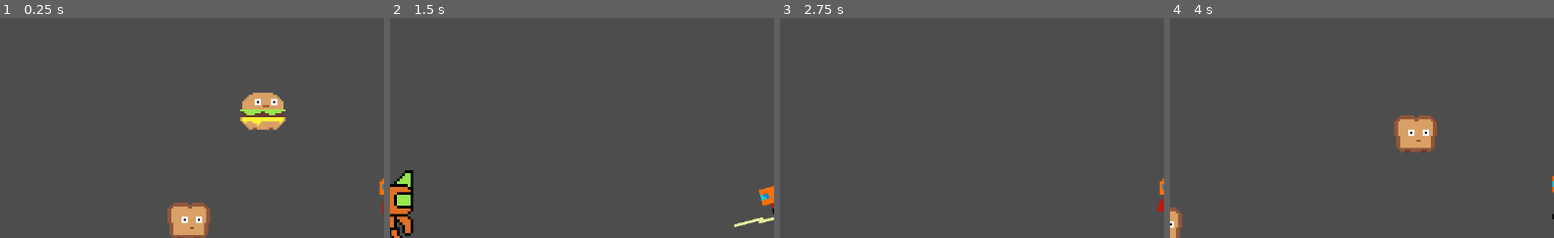
Above: before the commit, frames 1-4 (left to right).
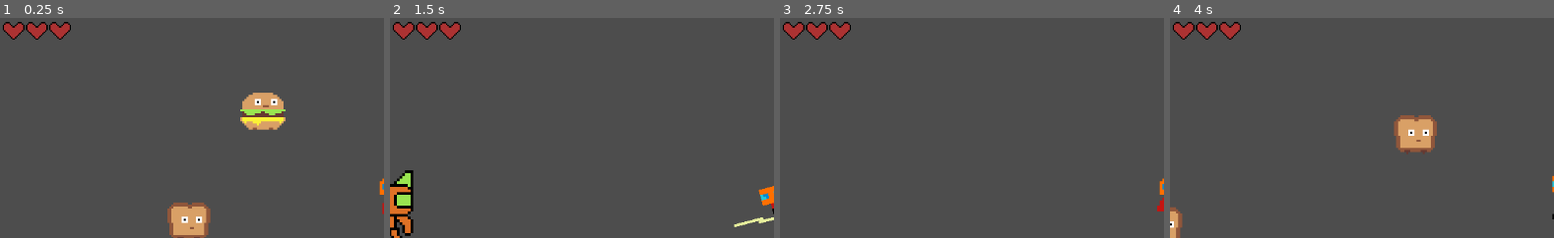
Above: after the commit, the same moments.

Repository: mendsergon/Kill-The-Food-Pyramid
Game: Godot game, scene res://Assets/Scenes/game.tscn
The game is run twice, just before and just after one commit, with the same random seed, the same clock (stepped at 60 frames per second) and the same inputs.
Inputs (mouse positions are % of the whole screen's width and height, from its top left):
- Up to frame 1 (0.25 s): no input
- Up to frame 2 (1.5 s): move the mouse to (74, 45) at 0.52 s; hold D (move_right) 0.53-1.28 s; tap Shift (dash) at 0.6 s; move the mouse to (31, 55) at 1.27 s; hold S (move_down) from 1.28 s (still down); tap E (melee) at 1.35 s
- Up to frame 3 (2.75 s): move the mouse to (61, 28) at 2.02 s; release S (move_down) at 2.03 s; hold D (move_right) from 2.03 s (still down); click (61, 28) at 2.1 s
- Up to frame 4 (4 s): move the mouse to (46, 70) at 2.77 s; release D (move_right) at 2.78 s; hold W (move_up) 2.78-3.53 s; tap Shift (dash) at 2.85 s; move the mouse to (82, 65) at 3.52 s; hold A (move_left) from 3.53 s (still down); tap E (melee) at 3.6 s
The pictures show only the part of the screen within x 0-50%, y 0-50%; the shares and areas given below are measured in that part.

The runs differ from the first frame. In frame 1, 0.9% of the frame differs, in the area x 0-19%, y 1-10%; in frame 2, 0.9%; in frame 3, 0.9%; in frame 4, 0.9%.

Commit message:
Added heart health bar system

Diff:
--- a/Assets/Scenes/game.tscn
+++ b/Assets/Scenes/game.tscn
@@ -1,10 +1,11 @@
-[gd_scene load_steps=6 format=3 uid="uid://bpbg1hrm0jn1k"]
+[gd_scene load_steps=7 format=3 uid="uid://bpbg1hrm0jn1k"]
 
 [ext_resource type="PackedScene" uid="uid://dr0o1vrv8l7kq" path="res://Assets/Scenes/player.tscn" id="1_nbu75"]
 [ext_resource type="Script" path="res://Assets/Scripts/game.gd" id="1_rh331"]
 [ext_resource type="PackedScene" uid="uid://cblsyvnaj77bb" path="res://Assets/Scenes/cyber_cat.tscn" id="2_pfbgl"]
 [ext_resource type="PackedScene" uid="uid://cpaq54jiqc41b" path="res://Assets/Scenes/burger.tscn" id="3_22p6o"]
 [ext_resource type="PackedScene" uid="uid://bph66ic70jhpq" path="res://Assets/Scenes/bread.tscn" id="5_6ymoj"]
+[ext_resource type="PackedScene" uid="uid://chrs6jk0nsxnb" path="res://Assets/Scenes/heart.tscn" id="6_l3mha"]
 
 [node name="Game" type="Node2D"]
 script = ExtResource("1_rh331")
@@ -26,3 +27,28 @@
 [node name="Camera2D" type="Camera2D" parent="Player"]
 position = Vector2(0, 7)
 zoom = Vector2(4, 4)
+
+[node name="HealthBar" type="CanvasLayer" parent="."]
+scale = Vector2(2, 2)
+transform = Transform2D(2, 0, 0, 2, 0, 0)
+
+[node name="HBoxContainer" type="HBoxContainer" parent="HealthBar"]
+offset_right = 40.0
+offset_bottom = 40.0
+
+[node name="Heart" type="TextureRect" parent="HealthBar/HBoxContainer"]
+layout_mode = 2
+
+[node name="Heart" parent="HealthBar/HBoxContainer/Heart" instance=ExtResource("6_l3mha")]
+
+[node name="Heart2" type="TextureRect" parent="HealthBar/HBoxContainer"]
+layout_mode = 2
+
+[node name="Heart" parent="HealthBar/HBoxContainer/Heart2" instance=ExtResource("6_l3mha")]
+position = Vector2(13, 0)
+
+[node name="Heart3" type="TextureRect" parent="HealthBar/HBoxContainer"]
+layout_mode = 2
+
+[node name="Heart" parent="HealthBar/HBoxContainer/Heart3" instance=ExtResource("6_l3mha")]
+position = Vector2(26, 0)
--- /dev/null
+++ b/Assets/Scenes/heart.tscn
@@ -0,0 +1,6 @@
+[gd_scene load_steps=2 format=3 uid="uid://chrs6jk0nsxnb"]
+
+[ext_resource type="Texture2D" uid="uid://ccygiaivaukbu" path="res://Assets/Sprites/Heart/Sprite-0001.png" id="1_hb20s"]
+
+[node name="Heart" type="Sprite2D"]
+texture = ExtResource("1_hb20s")
--- a/Assets/Scripts/player.gd
+++ b/Assets/Scripts/player.gd
@@ -14,8 +14,12 @@
 const LAYER_3_MASK = (1 << 2)           # Mask only layer 3 (bit 2)
 
 ### --- PLAYER HEALTH --- ###
-@export var max_health: int = 3         # Maximum HP for player
+@export var max_health: int = 3          # Maximum HP for player
 var health: int                          # Current HP
+
+### --- HEALTH BAR --- ###
+var hearts_list: Array[TextureRect] = []   # List of heart UI nodes
+@onready var hearts_parent: HBoxContainer = $"../HealthBar/HBoxContainer"  # Reference to the container holding heart UI elements
 
 ### --- INVULNERABILITY --- ###
 const INVULN_DURATION := 1.0            # Seconds invulnerable after hit
@@ -68,6 +72,17 @@
 	# Store initial collision mask and layer
 	original_collision_mask = collision_mask
 	original_collision_layer = collision_layer
+
+	# Initialize hearts_list from hearts_parent children
+	for heart_node in hearts_parent.get_children():
+		if heart_node is TextureRect:
+			hearts_list.append(heart_node)
+
+	# Slightly move the hearts container down and right
+	hearts_parent.position += Vector2(10, 7.5)
+
+
+	update_health_bar()  # Initial update of health bar display
 
 func _physics_process(delta: float) -> void:
 	# --- SKIP EVERYTHING IF DEAD --- #
@@ -274,6 +289,8 @@
 	if is_invulnerable or is_dead:
 		return
 	health -= amount
+	update_health_bar()  # Update health bar on damage
+
 	is_invulnerable = true
 	invuln_timer = INVULN_DURATION        # Start invulnerability
 
@@ -313,3 +330,14 @@
 	if animated_sprite_2d.animation == "Death" and is_dead:
 		print("Death animation finished — freeing")
 		queue_free()
+
+### --- HEALTH BAR UPDATE --- ###
+func update_health_bar() -> void:
+	# Clamp health to valid range
+	health = clamp(health, 0, max_health)
+	# Show or hide hearts based on current health
+	for i in range(hearts_list.size()):
+		if i < health:
+			hearts_list[i].visible = true
+		else:
+			hearts_list[i].visible = false
Binary file added: Assets/Sprites/Heart/Sprite-0001.png
Not shown, added: Assets/Sprites/Heart/Sprite-0001.png.import
Not shown, added: .DS_Store
Not shown, added: Assets/.DS_Store
Not shown, added: Assets/Sprites/.DS_Store
